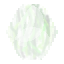
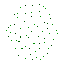
Before/after of a 64 x 64 layered artwork. What changed in the layer stack:
renamed "2" to "3", showed it, painted on it over [left=6, top=4, right=58, bottom=60]
removed layer "1" over [left=6, top=4, right=58, bottom=60]
